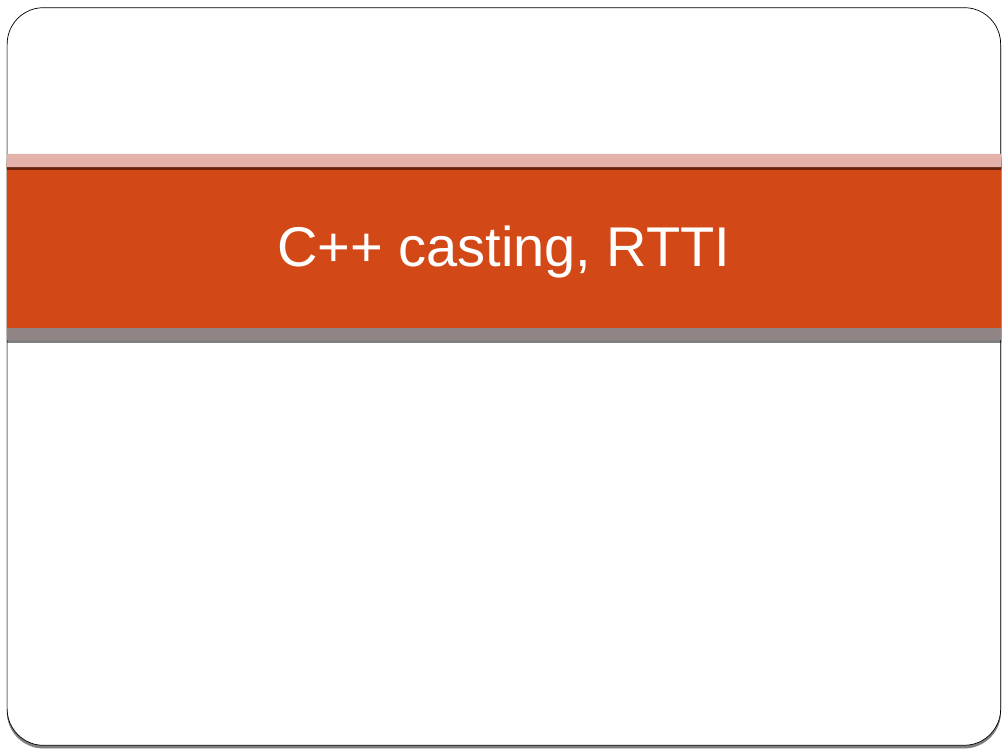
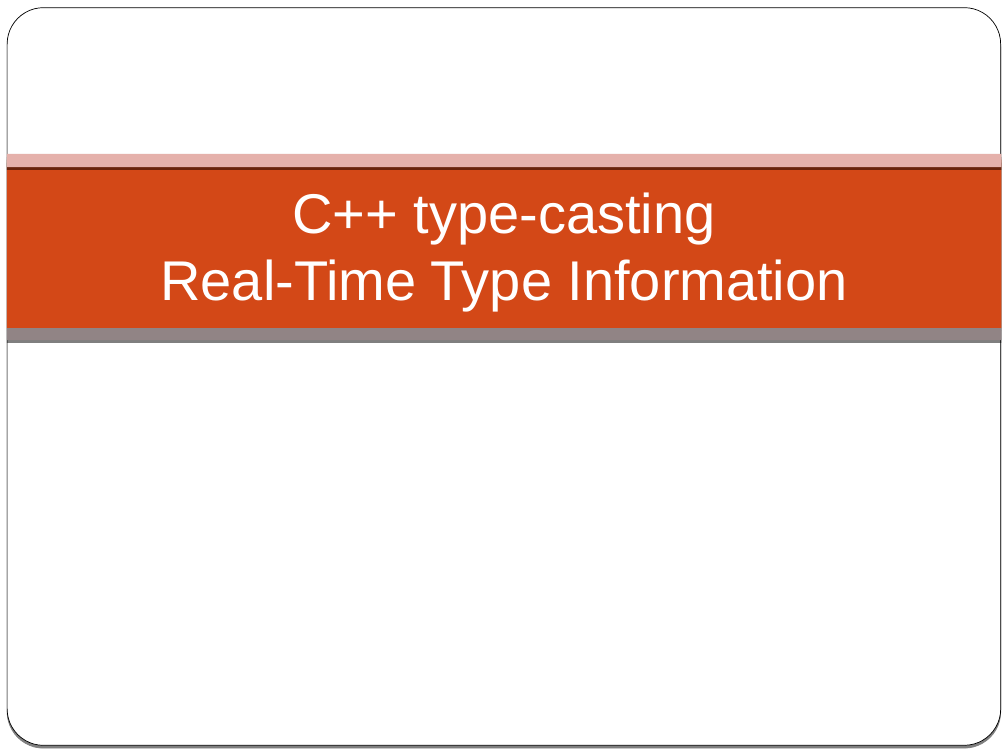
Before and after one commit to cpp-at-ariel/cpp-5780, a slide deck: slide 1 of 07-rtti/slides-rtti.odp. Drawn at 1008x756 pixels with LibreOffice and Linux fonts; fonts in the diff are those of the drawing. Boxes give left, top, right and bottom in pixels: in the first picture for what was removed or moved away, otherwise in the second. Text is boxed around its words. In the diff, an @@ line names an element or a change of style, - is before the commit and + after.

```diff
--- a/07-rtti/slides-rtti.odp
+++ b/07-rtti/slides-rtti.odp
@@ title at <box>160,192,848,310</box>: text changed @@
-C++ casting, RTTI
+C++ type-casting
+Real-Time Type Information
```
Also in this commit, not shown: 11 other files.
